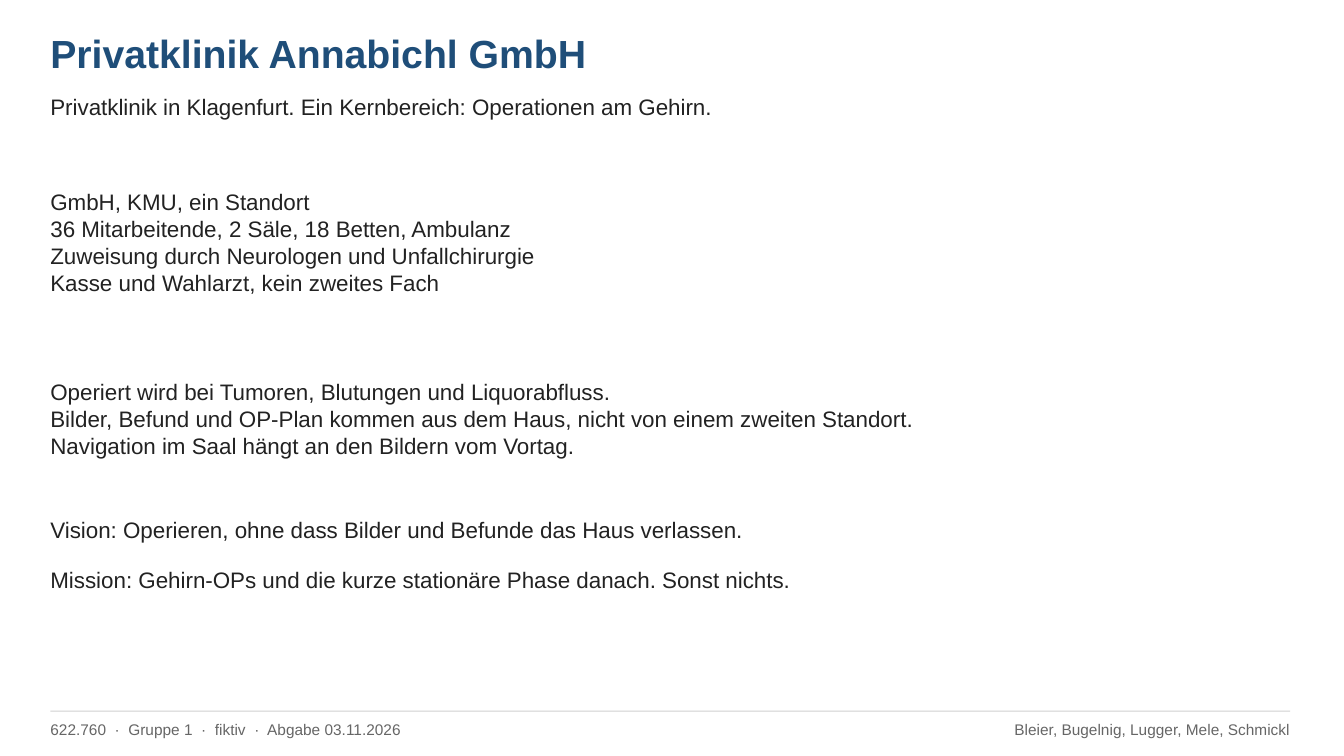
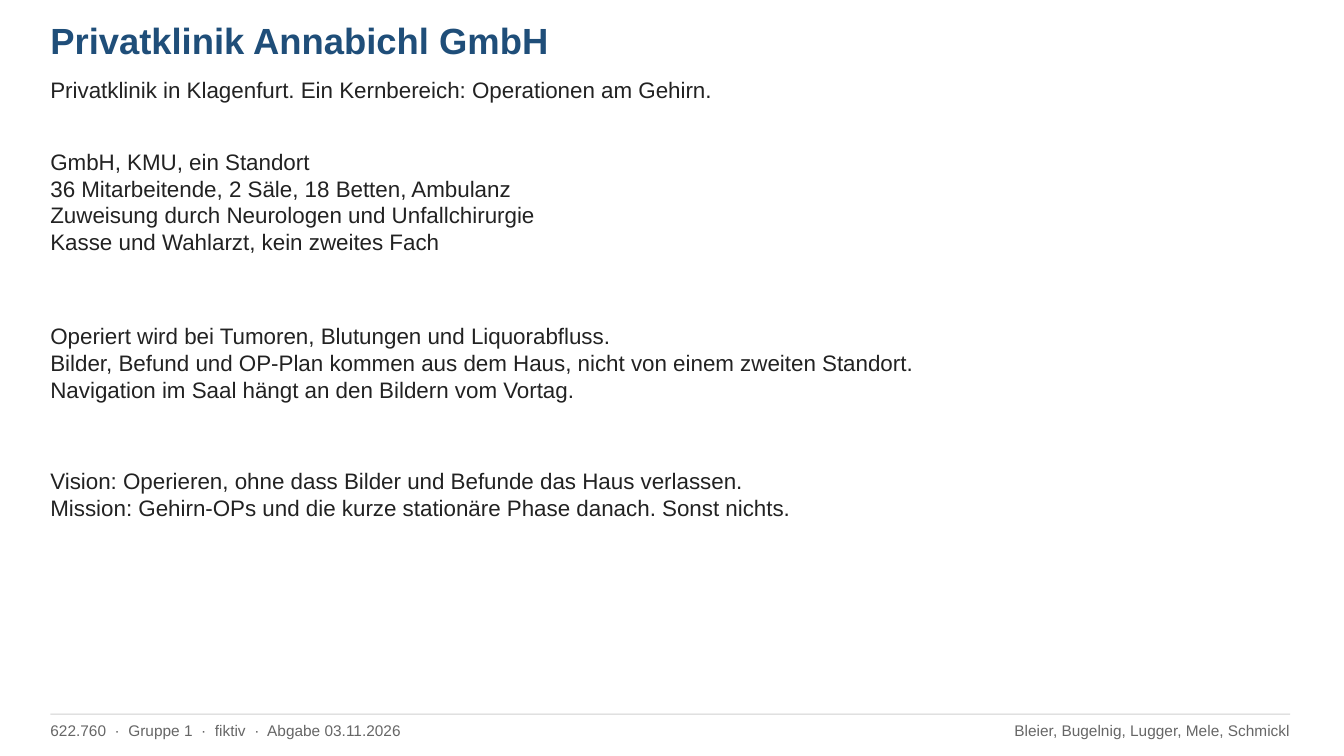
Before and after one commit to raphaelbleier/aau_26W_bleier, a slide deck: slide 1 of Informationssicherheitsmanagement/gruppenarbeit1/Gruppenarbeit1_Informationssicherheitsstrategie.pptx. Drawn at 1344x756 pixels with LibreOffice and Linux fonts; fonts in the diff are those of the drawing. Boxes give left, top, right and bottom in pixels: in the first picture for what was removed or moved away, otherwise in the second. Text is boxed around its words. In the diff, an @@ line names an element or a change of style, - is before the commit and + after.

```diff
--- a/Informationssicherheitsmanagement/gruppenarbeit1/Gruppenarbeit1_Informationssicherheitsstrategie.pptx
+++ b/Informationssicherheitsmanagement/gruppenarbeit1/Gruppenarbeit1_Informationssicherheitsstrategie.pptx
@@ text "Privatklinik Annabichl GmbH": place and size @@
-text "Privatklinik Annabichl GmbH" at box(50, 39, 586, 69)
+text "Privatklinik Annabichl GmbH" at box(50, 27, 548, 55)
@@ text "Privatklinik Annabichl GmbH" at box(50, 27, 548, 55): size 28 to 26 pt @@
@@ text "Privatklinik in Klagenfurt. Ein Kernbereich: ...": place and size @@
-text "Privatklinik in Klagenfurt. Ein Kernbereich: ..." at box(50, 98, 711, 120)
+text "Privatklinik in Klagenfurt. Ein Kernbereich: ..." at box(50, 81, 711, 103)
@@ text "GmbH, KMU, ein Standort": place and size @@
-text "GmbH, KMU, ein Standort" at box(50, 193, 535, 294)
+text "GmbH, KMU, ein Standort" at box(50, 153, 535, 253)
@@ text "Operiert wird bei Tumoren, Blutungen ...": place and size @@
-text "Operiert wird bei Tumoren, Blutungen ..." at box(50, 383, 913, 459)
+text "Operiert wird bei Tumoren, Blutungen ..." at box(50, 327, 913, 403)
@@ text "Vision: Operieren, ohne dass Bilder ...": place and size @@
-text "Vision: Operieren, ohne dass Bilder ..." at box(50, 521, 743, 543)
+text "Vision: Operieren, ohne dass Bilder ..." at box(50, 472, 789, 517)
@@ text at box(50, 499, 789, 517): paragraph added @@
+Mission: Gehirn-OPs und die kurze stationäre Phase danach. Sonst nichts.
@@ text removed at box(50, 571, 789, 589) @@
-Mission: Gehirn-OPs und die kurze stationäre Phase danach. Sonst nichts.
```
Also in this commit, not shown: 3 other slides changed, 1 other file.
